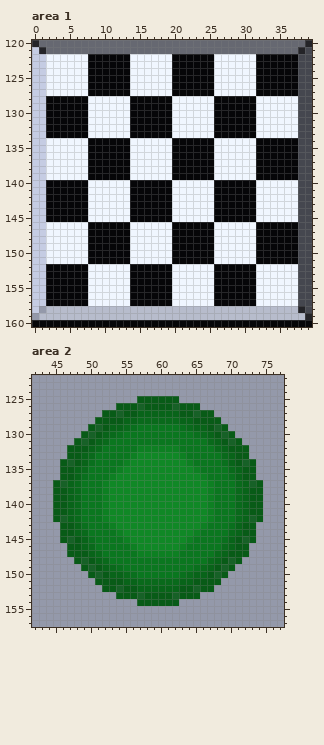
Two versions of one pixel-art file, public/images/spritesheet.aseprite. Above: the version before the commit.
800x600 pixels, 1 frame. Colours within 5 levels of each other are drawn and written as one. Shown: area 1: x 0..39, y 120..160; area 2: x 42..77, y 122..157. The commit also changed other parts of the picture, which this record leaves out.
Once edited:
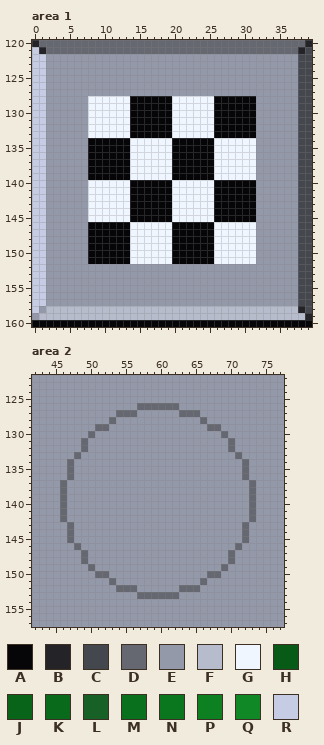
Palette (. is transparent): A #060608  B #242428  C #45474f  D #666871  E #9499aa  F #b7bccc  G #f0f6ff  H #085b17  J #086419  K #096a1b  L #176127  M #09701d  N #0a771f  P #0d8022  Q #108826  R #c5cce3
Diff:
Changed rows in their new state; - is an unchanged pixel.
Area 1, layer "Sprites":
first column x 2:
122 EEEEEEEEEEEEEEEEEEEEEEEEEEEEEEEEEEEE
123 EEEEEEEEEEEEEEEEEEEEEEEEEEEEEEEEEEEE
124 EEEEEEEEEEEEEEEEEEEEEEEEEEEEEEEEEEEE
125 EEEEEEEEEEEEEEEEEEEEEEEEEEEEEEEEEEEE
126 EEEEEEEEEEEEEEEEEEEEEEEEEEEEEEEEEEEE
127 EEEEEEEEEEEEEEEEEEEEEEEEEEEEEEEEEEEE
128 EEEEEE------------------------EEEEEE
129 EEEEEE------------------------EEEEEE
130 EEEEEE------------------------EEEEEE
131 EEEEEE------------------------EEEEEE
132 EEEEEE------------------------EEEEEE
133 EEEEEE------------------------EEEEEE
134 EEEEEE------------------------EEEEEE
135 EEEEEE------------------------EEEEEE
136 EEEEEE------------------------EEEEEE
137 EEEEEE------------------------EEEEEE
138 EEEEEE------------------------EEEEEE
139 EEEEEE------------------------EEEEEE
140 EEEEEE------------------------EEEEEE
141 EEEEEE------------------------EEEEEE
142 EEEEEE------------------------EEEEEE
143 EEEEEE------------------------EEEEEE
144 EEEEEE------------------------EEEEEE
145 EEEEEE------------------------EEEEEE
146 EEEEEE------------------------EEEEEE
147 EEEEEE------------------------EEEEEE
148 EEEEEE------------------------EEEEEE
149 EEEEEE------------------------EEEEEE
150 EEEEEE------------------------EEEEEE
151 EEEEEE------------------------EEEEEE
152 EEEEEEEEEEEEEEEEEEEEEEEEEEEEEEEEEEEE
153 EEEEEEEEEEEEEEEEEEEEEEEEEEEEEEEEEEEE
154 EEEEEEEEEEEEEEEEEEEEEEEEEEEEEEEEEEEE
155 EEEEEEEEEEEEEEEEEEEEEEEEEEEEEEEEEEEE
156 EEEEEEEEEEEEEEEEEEEEEEEEEEEEEEEEEEEE
157 EEEEEEEEEEEEEEEEEEEEEEEEEEEEEEEEEEEE
Area 2, layer "Sprites":
first column x 45:
125 ------------EEEEEE------------
126 ---------EEEDDDDDDEEE---------
127 -------EEDDDEEEEEEDDDEE-------
128 ------EEDEEEEEEEEEEEEDEE------
129 -----EDDEEEEEEEEEEEEEEDDE-----
130 ----EDEEEEEEEEEEEEEEEEEEDE----
131 ---EDEEEEEEEEEEEEEEEEEEEEDE---
132 --EEDEEEEEEEEEEEEEEEEEEEEDEE--
133 --EDEEEEEEEEEEEEEEEEEEEEEEDE--
134 -EDEEEEEEEEEEEEEEEEEEEEEEEEDE-
135 -EDEEEEEEEEEEEEEEEEEEEEEEEEDE-
136 -EDEEEEEEEEEEEEEEEEEEEEEEEEDE-
137 EDEEEEEEEEEEEEEEEEEEEEEEEEEEDE
138 EDEEEEEEEEEEEEEEEEEEEEEEEEEEDE
139 EDEEEEEEEEEEEEEEEEEEEEEEEEEEDE
140 EDEEEEEEEEEEEEEEEEEEEEEEEEEEDE
141 EDEEEEEEEEEEEEEEEEEEEEEEEEEEDE
142 EDEEEEEEEEEEEEEEEEEEEEEEEEEEDE
143 -EDEEEEEEEEEEEEEEEEEEEEEEEEDE-
144 -EDEEEEEEEEEEEEEEEEEEEEEEEEDE-
145 -EDEEEEEEEEEEEEEEEEEEEEEEEEDE-
146 --EDEEEEEEEEEEEEEEEEEEEEEEDE--
147 --EEDEEEEEEEEEEEEEEEEEEEEDEE--
148 ---EDEEEEEEEEEEEEEEEEEEEEDE---
149 ----EDEEEEEEEEEEEEEEEEEEDE----
150 -----EDDEEEEEEEEEEEEEEDDE-----
151 ------EEDEEEEEEEEEEEEDEE------
152 -------EEDDDEEEEEEDDDEE-------
153 ---------EEEDDDDDDEEE---------
154 ------------EEEEEE------------
Where, in picture pixels (left, top, right, bottom), the same in both pictures:
changed: (46, 54, 298, 306)
changed: (53, 396, 263, 606)
